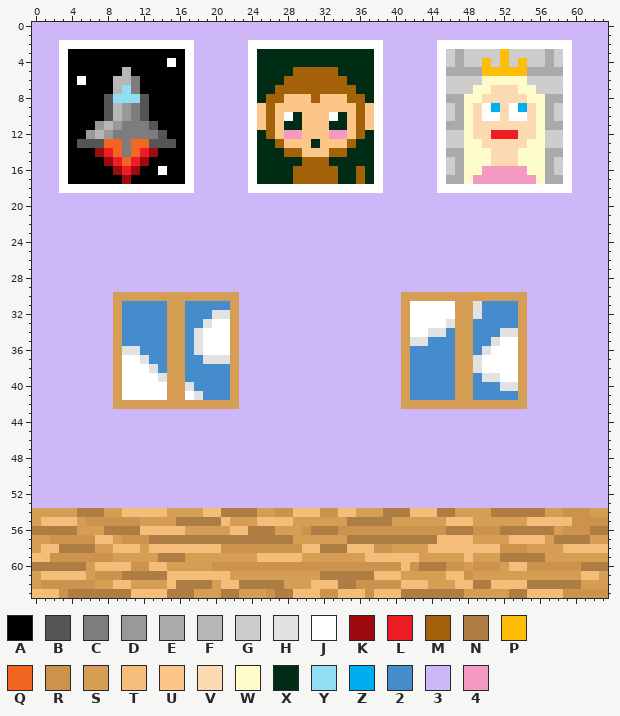
A pixel-art sprite gets an edit: sprites/sp_bedroom_wall/45e9ae90-21a2-4703-851e-670f6c80e7a2.png. The picture above is the old version.
The file is 64x64 pixels.
Palette (. is transparent): A #000000  B #555555  C #7d7d7d  D #999999  E #aaaaaa  F #b7b7b7  G #cdcdcd  H #e2e2e2  J #ffffff  K #9e0b0f  L #ee1c24  M #a3620a  N #ad7d43  P #ffbd07  Q #f26522  R #cc934d  S #d69e55  T #f4bd7a  U #fdc689  V #fcd9b1  W #fffccc  X #002b14  Y #91def3  Z #00aef0  2 #448ccb  3 #cdb7f6  4 #f49ac2
And afterwards:
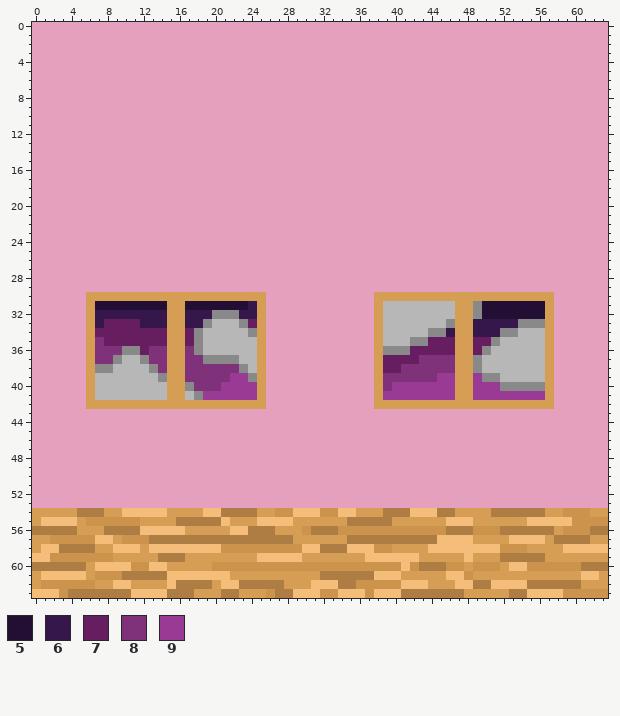
Colours new in this view: 5 #230f33  6 #35174c  7 #661e61  8 #7f327a  9 #993b94
Diff:
@@ palette @@
-3 #cdb7f6
+3 #e5a0be
-H #e2e2e2
+H #898989
@@ x 0..63 @@
  1 3333333333333333333333333333333333333333333333333333333333333333
- 2 333JJJJJJJJJJJJJJJ333333JJJJJJJJJJJJJJJ333333JJJJJJJJJJJJJJJ3333
- 3 333JAAAAAAAAAAAAAJ333333JXXXXXXXXXXXXXJ333333JGEGGGGPGGGGEGJ3333
- 4 333JAAAAAAAAAAAJAJ333333JXXXXXXXXXXXXXJ333333JGEGGPGPGPGGEGJ3333
- 5 333JAAAAAAFAAAAAAJ333333JXXXXMMMMMXXXXJ333333JEEEEPPPPPEEEEJ3333
- 6 333JAJAAAFFCAAAAAJ333333JXXXMMMMMMMXXXJ333333JGGGGWWWWWGGGGJ3333
- 7 333JAAAAAFYCAAAAAJ333333JXXMMMMMMMMMXXJ333333JGGGWWVVVWWGGGJ3333
- 8 333JAAAABYYYBAAAAJ333333JXMMUUUMUUUMMXJ333333JEEWWVVVVVWWEEJ3333
- 9 333JAAAABFDCBAAAAJ333333JUMUUUUUUUUUMUJ333333JGEWVJZVJZVWEGJ3333
-10 333JAAAABFDCBAAAAJ333333JUMUJXUUUJXUMUJ333333JGEWVJJVJJVWEGJ3333
-11 333JAAADFDCCCBAAAJ333333JUMUXXUUUXXUMUJ333333JEEWVVVVVVVWEEJ3333
-12 333JAADFDCCCCCBAAJ333333JXMU44UUU44UMXJ333333JGGWVVLLLVVWGGJ3333
-13 333JABBBQQCQQBBBAJ333333JXXMUUUXUUUMXXJ333333JGGWWVVVVVWWGGJ3333
-14 333JAAAKLQCQLKAAAJ333333JXXXMMUUUMMXXXJ333333JEEWWWVVVWWWEEJ3333
-15 333JAAAAKLQLKAAAAJ333333JXXXXXMMMXXXXXJ333333JGEWWWVVVWWWEGJ3333
-16 333JAAAAAKLKAAJAAJ333333JXXXXMMMMMXXMXJ333333JGEWW44444WWEGJ3333
-17 333JAAAAAAKAAAAAAJ333333JXXXXMMMMMXXMXJ333333JEEW4444444WEEJ3333
-18 333JJJJJJJJJJJJJJJ333333JJJJJJJJJJJJJJJ333333JJJJJJJJJJJJJJJ3333
+ 2 3333333333333333333333333333333333333333333333333333333333333333
+ 3 3333333333333333333333333333333333333333333333333333333333333333
+ 4 3333333333333333333333333333333333333333333333333333333333333333
+ 5 3333333333333333333333333333333333333333333333333333333333333333
+ 6 3333333333333333333333333333333333333333333333333333333333333333
+ 7 3333333333333333333333333333333333333333333333333333333333333333
+ 8 3333333333333333333333333333333333333333333333333333333333333333
+ 9 3333333333333333333333333333333333333333333333333333333333333333
+10 3333333333333333333333333333333333333333333333333333333333333333
+11 3333333333333333333333333333333333333333333333333333333333333333
+12 3333333333333333333333333333333333333333333333333333333333333333
+13 3333333333333333333333333333333333333333333333333333333333333333
+14 3333333333333333333333333333333333333333333333333333333333333333
+15 3333333333333333333333333333333333333333333333333333333333333333
+16 3333333333333333333333333333333333333333333333333333333333333333
+17 3333333333333333333333333333333333333333333333333333333333333333
+18 3333333333333333333333333333333333333333333333333333333333333333
 19 3333333333333333333333333333333333333333333333333333333333333333
@@ x 0..63 @@
 29 3333333333333333333333333333333333333333333333333333333333333333
-30 333333333SSSSSSSSSSSSSS333333333333333333SSSSSSSSSSSSSS333333333
-31 333333333S22222SS22222S333333333333333333SJJJJJSSH2222S333333333
-32 333333333S22222SS222HHS333333333333333333SJJJJJSSH2222S333333333
-33 333333333S22222SS22HJJS333333333333333333SJJJJHSS22222S333333333
-34 333333333S22222SS2HJJJS333333333333333333SJJHH2SS222HHS333333333
-35 333333333S22222SS2HJJJS333333333333333333SHH222SS22HJJS333333333
-36 333333333SHH222SS2HJJJS333333333333333333S22222SS2HJJJS333333333
-37 333333333SJJH22SS22HHHS333333333333333333S22222SSHJJJJS333333333
-38 333333333SJJJH2SS22222S333333333333333333S22222SSHJJJJS333333333
-39 333333333SJJJJHSS22222S333333333333333333S22222SS2HHJJS333333333
-40 333333333SJJJJJSSH2222S333333333333333333S22222SS222HHS333333333
-41 333333333SJJJJJSSJH222S333333333333333333S22222SS22222S333333333
-42 333333333SSSSSSSSSSSSSS333333333333333333SSSSSSSSSSSSSS333333333
+30 333333SSSSSSSSSSSSSSSSSSSS333333333333SSSSSSSSSSSSSSSSSSSS333333
+31 333333S55555555SS55555556S333333333333SFFFFFFFFSSH5555555S333333
+32 333333S66666666SS666HHH66S333333333333SFFFFFFFFSSH5555555S333333
+33 333333S67777666SS66HFFFH7S333333333333SFFFFFFFHSS66666HHHS333333
+34 333333S77777777SS7HFFFFFHS333333333333SFFFFFHH6SS666HHFFFS333333
+35 333333S87777777SS7HFFFFFFS333333333333SFFFHH777SS77HFFFFFS333333
+36 333333S888HH788SS8HFFFFFFS333333333333SHHH77777SS7HFFFFFFS333333
+37 333333S88HFFH88SS88HHHHFFS333333333333S77778888SSHFFFFFFFS333333
+38 333333SHHFFFFH8SS888888HFS333333333333S77888888SSHFFFFFFFS333333
+39 333333SFFFFFFFHSS8888899HS333333333333S88888899SS9HHFFFFFS333333
+40 333333SFFFFFFFFSSH8889999S333333333333S89999999SS999HHHHHS333333
+41 333333SFFFFFFFFSSFH999999S333333333333S99999999SS99999999S333333
+42 333333SSSSSSSSSSSSSSSSSSSS333333333333SSSSSSSSSSSSSSSSSSSS333333
 43 3333333333333333333333333333333333333333333333333333333333333333
Where, in picture pixels (left, top, right, bottom), the same in both pictures:
changed: (32, 22, 608, 508)
